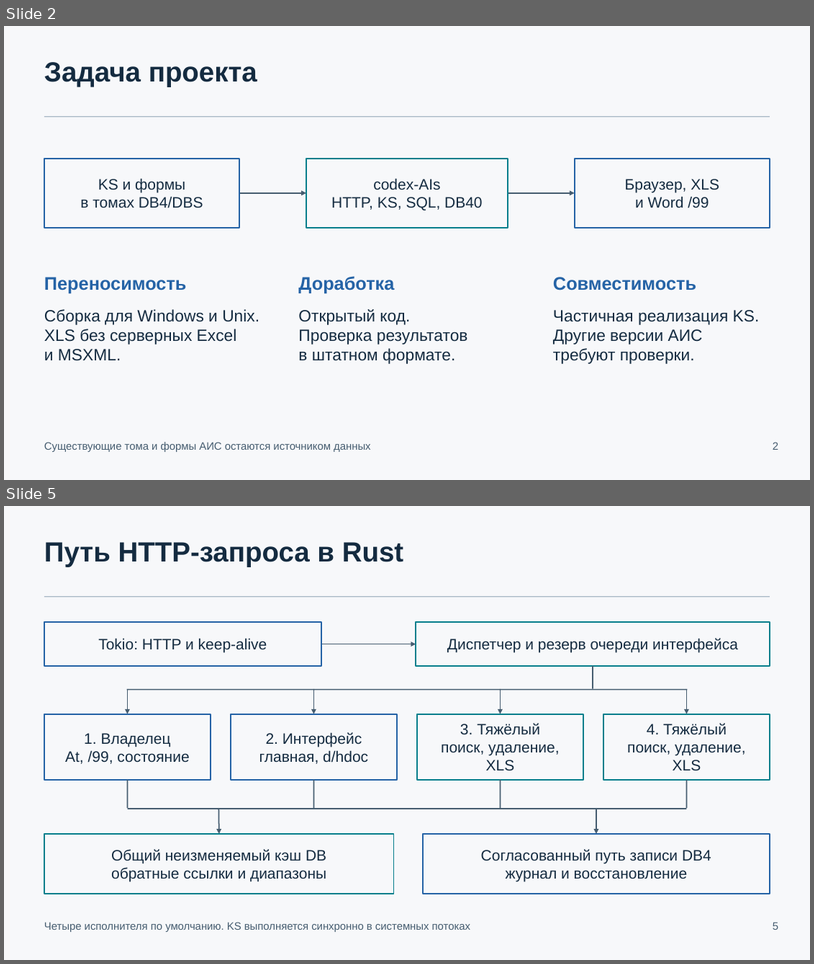
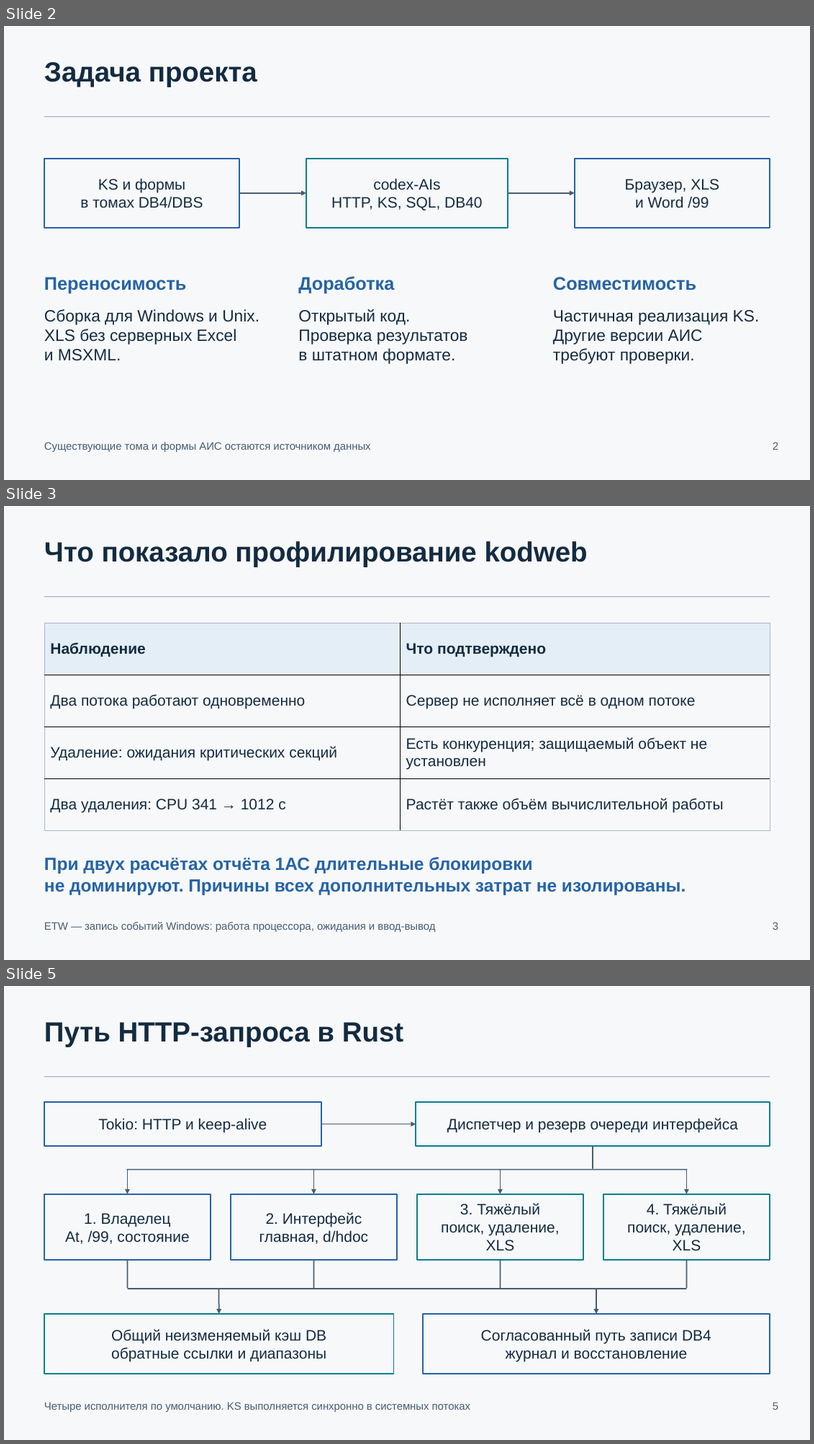
Before and after one commit to Hannabiann/codex-AIs, a slide deck: docs/presentations/codex-AIs-architecture-0.18.pptx. Shown one above the other, each under a label of ours: slides 2 and 5 before the commit, slides 2, 3 and 5 after it; the slides between them are not shown. The pictures are 814x964 and 814x1444 pixels, drawn with LibreOffice and Linux fonts; fonts in the diff are those of the drawing. Boxes give left, top, right and bottom in pixels: in the first picture for what was removed or moved away, otherwise in the second. Text is boxed around its words. In the diff, an @@ line names an element or a change of style, - is before the commit and + after.

```diff
--- a/docs/presentations/codex-AIs-architecture-0.18.pptx
+++ b/docs/presentations/codex-AIs-architecture-0.18.pptx
@@ slide 3 added at <box>4,506,810,960</box>, background #F7F8FA @@
@@ text added at <box>44,541,588,567</box>, 33 pt, text #142B40, bold @@
+Что показало профилирование kodweb
@@ rectangle added at <box>44,596,771,597</box>, fill #A9B8C6 @@
@@ table added at <box>44,623,771,831</box>, 4 rows, 2 columns @@
+Наблюдение | Что подтверждено
+Два потока работают одновременно | Сервер не исполняет всё в одном потоке
+Удаление: ожидания критических секций | Есть конкуренция; защищаемый объект не установлен
+Два удаления: CPU 341 → 1012 с | Растёт также объём вычислительной работы
@@ text added at <box>44,857,686,895</box>, 21 pt, text #2563A6, bold @@
+При двух расчётах отчёта 1АС длительные блокировки
+не доминируют. Причины всех дополнительных затрат не изолированы.
@@ text added at <box>44,921,435,932</box>, 12.8 pt, text #465D70 @@
+ETW — запись событий Windows: работа процессора, ожидания и ввод-вывод
@@ text added at <box>773,921,779,929</box>, 12.8 pt, text #465D70 @@
+3
```
Also in this commit, not shown: 3 slides changed, 8 other slides added, 3 slides removed, 4 other files.
